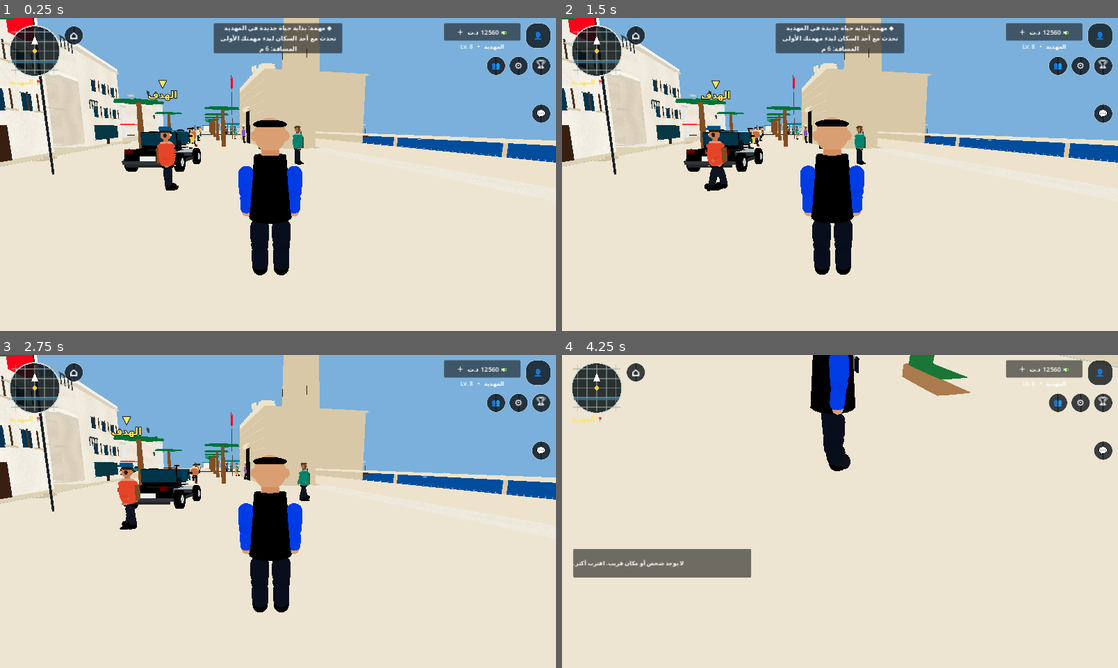
Above: before the commit, frames 1-4 (two rows, left to right).
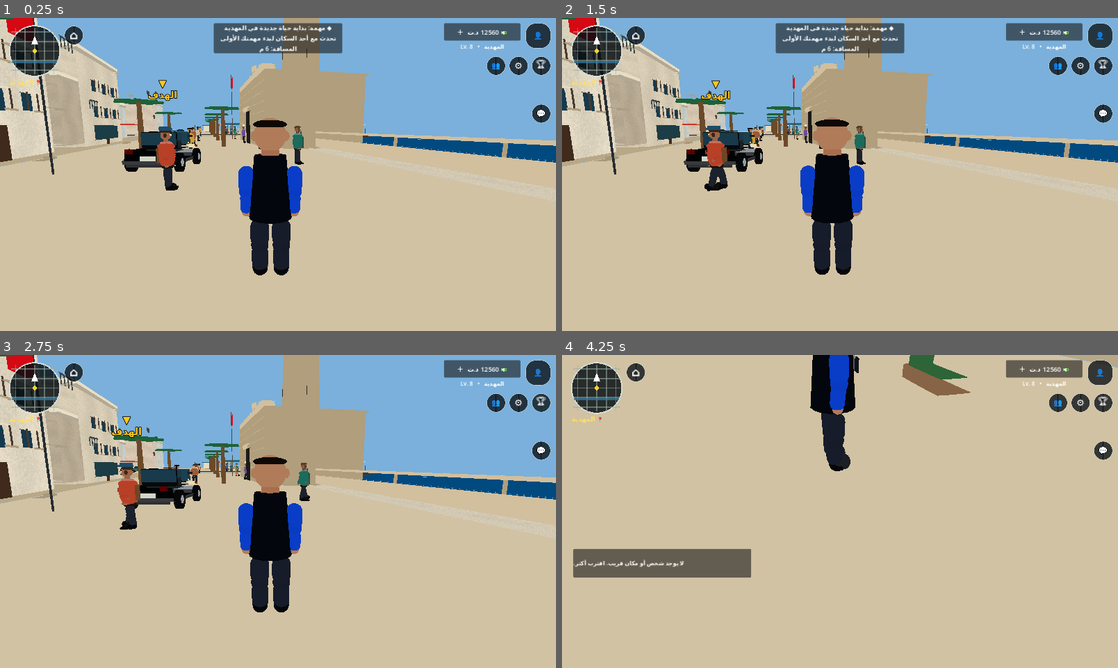
Above: after the commit, the same moments.

Repository: stevennpllk-crypto/REAL-LIFE-MAHDIA
Game: Godot game, scene res://scenes/Main.tscn
Same seed, same stepped clock (60 frames per second), same inputs: the game is played once before the commit and once after it.
Inputs (mouse positions are in pixels of both pictures, inside the frame that each line leads up to):
- Up to frame 1 (0.25 s): no input
- Up to frame 2 (1.5 s): click "⌂" at 0.5 s; click "👤" at 1.25 s
- Up to frame 3 (2.75 s): click "🏆" at 2 s
- Up to frame 4 (4.25 s): tap Enter at 2.75 s; move the mouse to (867, 511) at 2.77 s; hold W (move_forward) from 2.78 s (still down); tap E (interact) at 2.85 s; tap Space (jump) at 3.02, 3.77 s; move the mouse to (812, 511) at 3.52 s; tap Shift (run) at 3.6 s

The runs differ from the first frame. In frame 1, 69% of the frame differs, in the area x 0-100%, y 0-100%; in frame 2, 69%; in frame 3, 70%; in frame 4, 92%.

Commit message:
Diagnose Android camera and mesh visibility; use linear tone mapping

Diff:
--- a/scripts/main.gd
+++ b/scripts/main.gd
@@ -81,6 +81,8 @@
 	_spawn_vehicle()
 	_spawn_traffic()
 	print("MAHDIA_WORLD_READY")
+	await get_tree().process_frame
+	_log_render_diagnostics()
 
 func _material(color: Color, roughness := 0.88) -> StandardMaterial3D:
 	var key := color.to_html() + str(roughness)
@@ -178,12 +180,10 @@
 
 
 func _apply_pbr_maps(material: StandardMaterial3D, asset: String) -> void:
-	var normal_map := _pbr_texture(asset, "nor_gl")
+	# Unshaded GLES compatibility path: avoid unused normal-map shader features.
+	material.normal_enabled = false
+	material.normal_texture = null
 	var rough_map := _pbr_texture(asset, "rough")
-	if normal_map != null:
-		material.normal_enabled = true
-		material.normal_texture = normal_map
-		material.normal_scale = 0.48
 	if rough_map != null:
 		material.roughness_texture = rough_map
 	material.texture_filter = BaseMaterial3D.TEXTURE_FILTER_LINEAR_WITH_MIPMAPS
@@ -229,7 +229,7 @@
 	world_environment.ambient_light_source = Environment.AMBIENT_SOURCE_COLOR
 	world_environment.ambient_light_color = Color(0.78, 0.82, 0.90)
 	world_environment.ambient_light_energy = 0.72
-	world_environment.tonemap_mode = Environment.TONE_MAPPER_ACES
+	world_environment.tonemap_mode = Environment.TONE_MAPPER_LINEAR
 	world_env.environment = world_environment
 	add_child(world_env)
 	sun = DirectionalLight3D.new()
@@ -1371,6 +1371,36 @@
 func _notification(what: int) -> void:
 	if what == NOTIFICATION_WM_CLOSE_REQUEST or what == NOTIFICATION_APPLICATION_PAUSED:
 		_save_world_progress()
+
+func _log_render_diagnostics() -> void:
+	var active_camera: Camera3D = player.camera if is_instance_valid(player) else null
+	print("MAHDIA_RENDER_DIAG world_3d=", get_viewport().world_3d != null,
+		" viewport_camera_matches=", get_viewport().get_camera_3d() == active_camera,
+		" camera_valid=", is_instance_valid(active_camera))
+	if is_instance_valid(active_camera):
+		print("MAHDIA_CAMERA_DIAG current=", active_camera.is_current(),
+			" global_transform=", active_camera.global_transform,
+			" camera_transform=", active_camera.get_camera_transform(),
+			" cull_mask=", active_camera.cull_mask,
+			" near=", active_camera.near, " far=", active_camera.far,
+			" pivot_rotation=", player.camera_pivot.rotation,
+			" player_position=", player.global_position)
+	var mesh_count := 0
+	var valid_mesh_count := 0
+	for node in find_children("*", "MeshInstance3D", true, false):
+		var mesh_instance := node as MeshInstance3D
+		if mesh_instance == null:
+			continue
+		mesh_count += 1
+		if mesh_instance.mesh != null:
+			valid_mesh_count += 1
+			if valid_mesh_count <= 8:
+				print("MAHDIA_MESH_DIAG name=", mesh_instance.get_path(),
+					" visible=", mesh_instance.is_visible_in_tree(),
+					" position=", mesh_instance.global_position,
+					" aabb=", mesh_instance.get_aabb(),
+					" material_override=", mesh_instance.material_override)
+	print("MAHDIA_MESH_TOTAL count=", mesh_count, " valid=", valid_mesh_count)
 
 func _select_device_profile() -> void:
 	# Entry-level Android devices need a conservative default before the world
